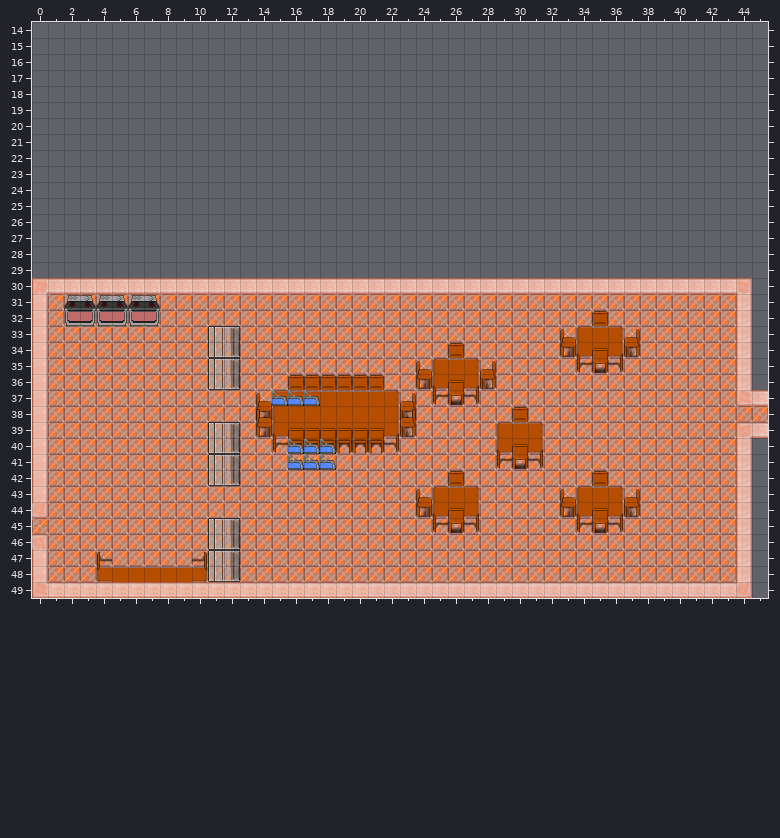
Level history. Tiled map: assets/tilemaps/level4.tmx. Above: the version before the commit.
Cells are 32x32 px. Shown: x 0..45, y 14..49. Tiles whose own drawing changed are shown in their newer look in all pictures.
New version:
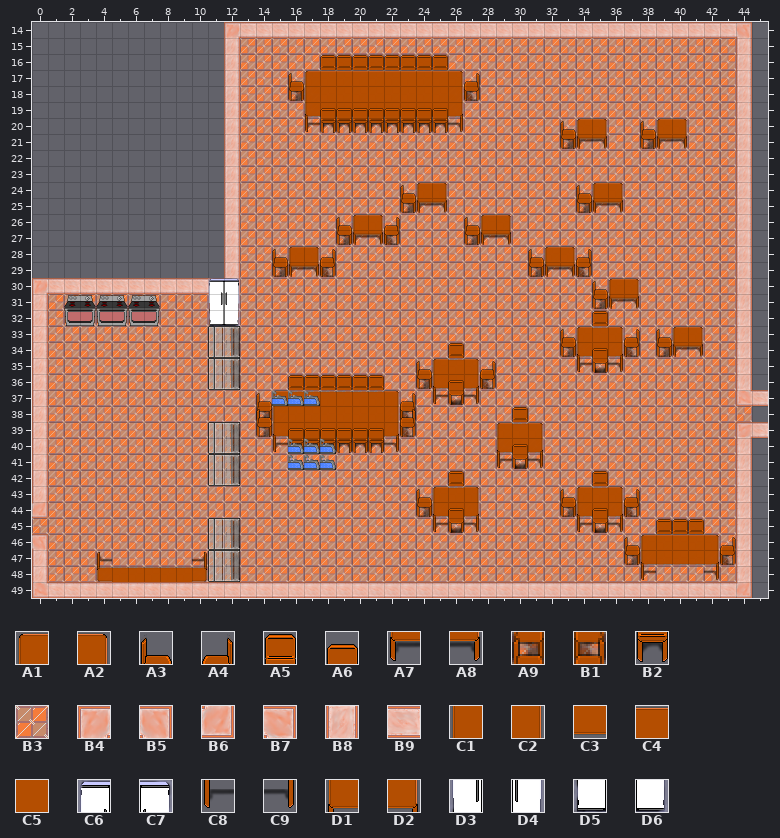
Key: from "newTileset": A1 5, A2 6, A3 7, A4 7 flipped left-right, A5 8, A6 9, A7 25, A8 26, A9 27, B1 27 flipped left-right, B2 29, B3 42, B4 43, B5 43 flipped left-right, B6 43 turned 180, B7 43 turned 90, B8 44, B9 44 turned 90, C1 47, C2 48, C3 49, C4 50 flipped up-down, C5 51, C6 62, C7 63, C8 65, C9 66, D1 67, D2 68, D3 82, D4 83, D5 102, D6 103.
__ is an empty cell.
See-through tiles are keyed as they look on the map.
Diff:
Layer "Below Player":
y 15..17: x 13..43 __ __ __ __ __ __ __ __ __ __ __ __ __ __ __ __ __ __ __ __ __ __ __ __ __ __ __ __ __ __ __ -> B3 B3 B3 B3 B3 B3 B3 B3 B3 B3 B3 B3 B3 B3 B3 B3 B3 B3 B3 B3 B3 B3 B3 B3 B3 B3 B3 B3 B3 B3 B3
y 18: x 13..17 __ __ __ __ __ -> B3 B3 B3 B3 B3; x 26..43 __ __ __ __ __ __ __ __ __ __ __ __ __ __ __ __ __ __ -> B3 B3 B3 B3 B3 B3 B3 B3 B3 B3 B3 B3 B3 B3 B3 B3 B3 B3
y 19..29: x 13..43 __ __ __ __ __ __ __ __ __ __ __ __ __ __ __ __ __ __ __ __ __ __ __ __ __ __ __ __ __ __ __ -> B3 B3 B3 B3 B3 B3 B3 B3 B3 B3 B3 B3 B3 B3 B3 B3 B3 B3 B3 B3 B3 B3 B3 B3 B3 B3 B3 B3 B3 B3 B3
y 30: x 21..43 __ __ __ __ __ __ __ __ __ __ __ __ __ __ __ __ __ __ __ __ __ __ __ -> B3 B3 B3 B3 B3 B3 B3 B3 B3 B3 B3 B3 B3 B3 B3 B3 B3 B3 B3 B3 B3 B3 B3
Layer "World":
y 14: x 12..44 __ __ __ __ __ __ __ __ __ __ __ __ __ __ __ __ __ __ __ __ __ __ __ __ __ __ __ __ __ __ __ __ __ -> B4 B9 B9 B9 B9 B9 B9 B9 B9 B9 B9 B9 B9 B9 B9 B9 B9 B9 B9 B9 B9 B9 B9 B9 B9 B9 B9 B9 B9 B9 B9 B9 B5
y 15: x 12 __ -> B8; x 44 __ -> B8
y 16: x 12 __ -> B8; x 18..25 __ __ __ __ __ __ __ __ -> A5 A5 A5 A5 A5 A5 A5 A5; x 44 __ -> B8
y 17: x 12 __ -> B8; x 16..27 __ __ __ __ __ __ __ __ __ __ __ __ -> A3 A1 C4 C4 C4 C4 C4 C4 C4 C4 A2 A4; x 44 __ -> B8
y 18: x 12 __ -> B8; x 16..27 __ __ __ __ __ __ __ __ __ __ __ __ -> A9 C1 C5 C5 C5 C5 C5 C5 C5 C5 C2 B1; x 44 __ -> B8
y 19: x 12 __ -> B8; x 17..26 __ __ __ __ __ __ __ __ __ __ -> D1 C3 C3 C3 C3 C3 C3 C3 C3 D2; x 44 __ -> B8
y 20: x 12 __ -> B8; x 17..26 __ __ __ __ __ __ __ __ __ __ -> C8 B2 B2 B2 B2 B2 B2 B2 B2 C9; x 33..35 __ __ __ -> A3 A1 A2; x 38..40 __ __ __ -> A3 A1 A2; x 44 __ -> B8
y 21: x 12 __ -> B8; x 33..35 __ __ __ -> A9 A7 A8; x 38..40 __ __ __ -> A9 A7 A8; x 44 __ -> B8
y 22..23: x 12 __ -> B8; x 44 __ -> B8
y 24: x 12 __ -> B8; x 23..25 __ __ __ -> A3 A1 A2; x 34..36 __ __ __ -> A3 A1 A2; x 44 __ -> B8
y 25: x 12 __ -> B8; x 23..25 __ __ __ -> A9 A7 A8; x 34..36 __ __ __ -> A9 A7 A8; x 44 __ -> B8
y 26: x 12 __ -> B8; x 19..22 __ __ __ __ -> A3 A1 A2 A4; x 27..29 __ __ __ -> A3 A1 A2; x 44 __ -> B8
y 27: x 12 __ -> B8; x 19..22 __ __ __ __ -> A9 A7 A8 B1; x 27..29 __ __ __ -> A9 A7 A8; x 44 __ -> B8
y 28: x 12 __ -> B8; x 15..18 __ __ __ __ -> A3 A1 A2 A4; x 31..34 __ __ __ __ -> A3 A1 A2 A4; x 44 __ -> B8
y 29: x 12 __ -> B8; x 15..18 __ __ __ __ -> A9 A7 A8 B1; x 31..34 __ __ __ __ -> A9 A7 A8 B1; x 44 __ -> B8
y 30: x 12..44 B9 B9 B9 B9 B9 B9 B9 B9 B9 B9 B9 B9 B9 B9 B9 B9 B9 B9 B9 B9 B9 B9 B9 B9 B9 B9 B9 B9 B9 B9 B9 B9 B7 -> B6 __ __ __ __ __ __ __ __ __ __ __ __ __ __ __ __ __ __ __ __ __ __ A3 A1 A2 __ __ __ __ __ __ B8
y 31: x 11..12 __ __ -> D3 D4; x 35..37 __ __ __ -> A9 A7 A8
y 32: x 11..12 __ __ -> D5 D6
y 33: x 39..41 __ __ __ -> A3 A1 A2
y 34: x 39..41 __ __ __ -> A9 A7 A8
y 38: x 45 B3 -> __
y 45: x 39..41 __ __ __ -> A5 A5 A5
y 46: x 37..43 __ __ __ __ __ __ __ -> A3 A1 C4 C4 C4 A2 A4
y 47: x 37..43 __ __ __ __ __ __ __ -> A9 D1 C3 C3 C3 D2 B1
y 48: x 38 __ -> C8; x 42 __ -> C9
Layer "Above Player":
y 19: x 18..25 __ __ __ __ __ __ __ __ -> A6 A6 A6 A6 A6 A6 A6 A6
y 30: x 11..12 __ __ -> C6 C7
